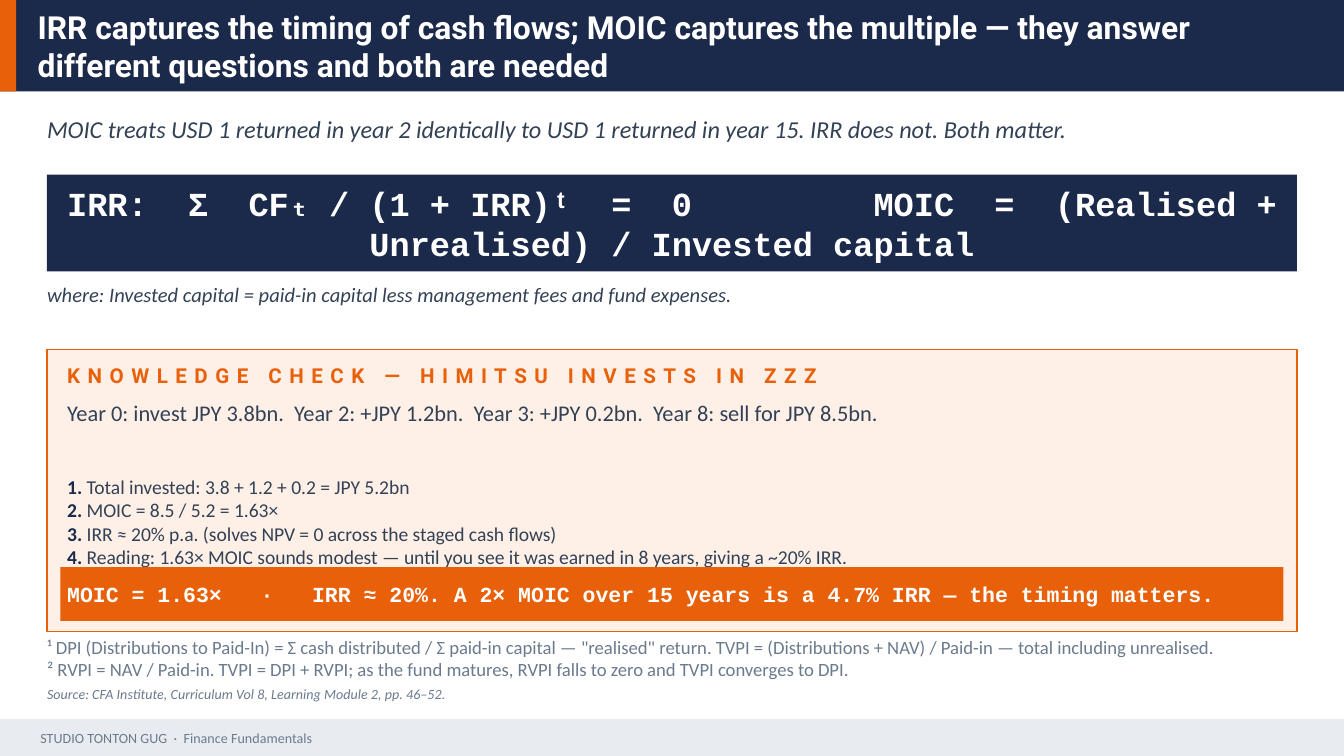
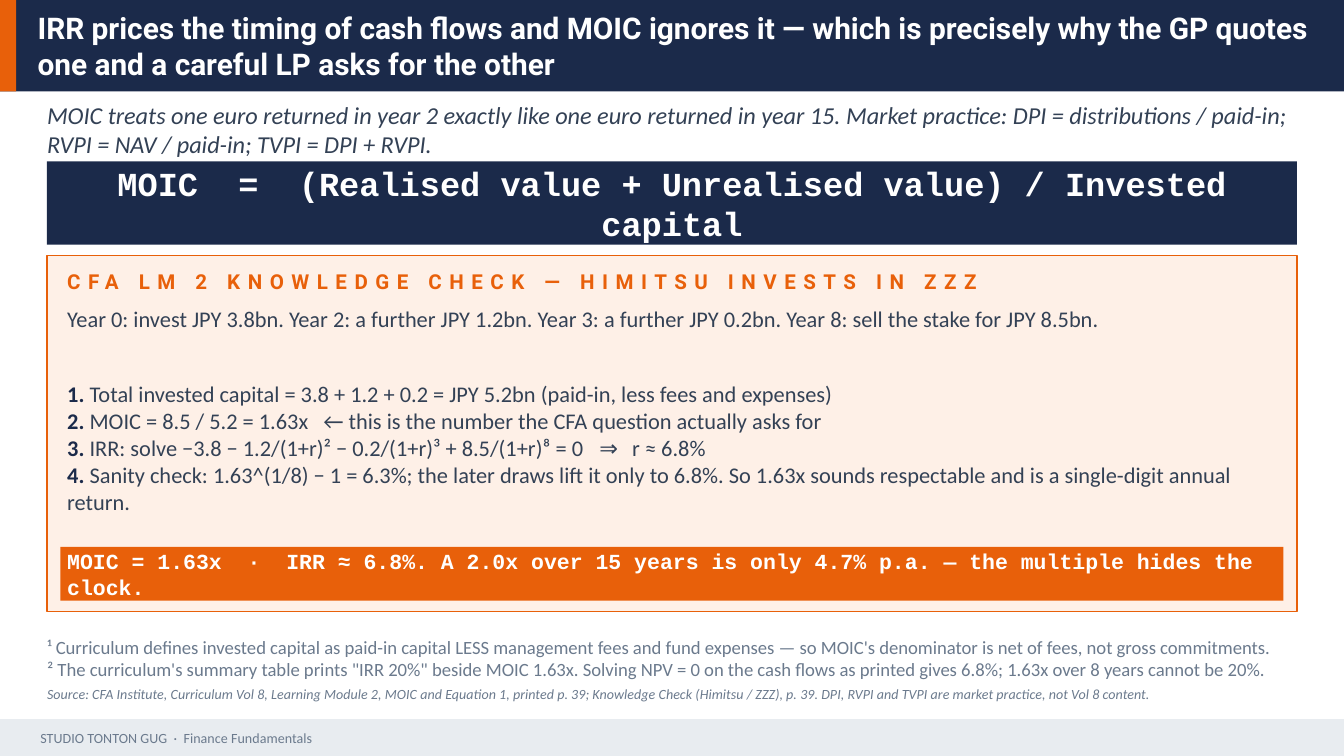
Before and after one commit to Gug4ever/Tonton_Gug_Studio, a slide deck: slide 10 of assets/finance/D19_Alternative_Investments.pptx. Drawn at 1344x756 pixels with LibreOffice and Linux fonts; fonts in the diff are those of the drawing. Boxes give left, top, right and bottom in pixels: in the first picture for what was removed or moved away, otherwise in the second. Text is boxed around its words. In the diff, an @@ line names an element or a change of style, - is before the commit and + after.

```diff
--- a/assets/finance/D19_Alternative_Investments.pptx
+++ b/assets/finance/D19_Alternative_Investments.pptx
@@ text at (38,16,1308,76): text changed; size 17 to 16 pt @@
-IRR captures the timing of cash flows; MOIC captures the multiple — they answer different questions and both are needed
+IRR prices the timing of cash flows and MOIC ignores it — which is precisely why the GP quotes one and a careful LP asks for the other
@@ text at (47,107,1286,157): text changed @@
-MOIC treats USD 1 returned in year 2 identically to USD 1 returned in year 15. IRR does not. Both matter.
+MOIC treats one euro returned in year 2 exactly like one euro returned in year 15. Market practice: DPI = distributions / paid-in; RVPI = NAV / paid-in; TVPI = DPI + RVPI.
@@ rectangle: place and size @@
-rectangle at (47,175,1297,271)
+rectangle at (47,161,1297,245)
@@ text at (117,171,1226,246): text changed @@
-IRR: Σ CFₜ / (1 + IRR)ᵗ = 0 MOIC = (Realised + Unrealised) / Invested capital
+MOIC = (Realised value + Unrealised value) / Invested capital
@@ rectangle: place and size @@
-rectangle at (47,349,1297,632)
+rectangle at (47,255,1297,612)
@@ text removed at (47,287,731,306) @@
-where: Invested capital = paid-in capital less management fees and fund expenses.
@@ text at (195,274,207,289): text changed @@
-KNOWLEDGE CHECK — HIMITSU INVESTS IN ZZZ
+CFA LM 2 KNOWLEDGE CHECK — HIMITSU INVESTS IN ZZZ
@@ text at (67,311,1098,327): text changed @@
-Year 0: invest JPY 3.8bn. Year 2: +JPY 1.2bn. Year 3: +JPY 0.2bn. Year 8: sell for JPY 8.5bn.
+Year 0: invest JPY 3.8bn. Year 2: a further JPY 1.2bn. Year 3: a further JPY 0.2bn. Year 8: sell the stake for JPY 8.5bn.
@@ text at (67,386,1231,510): text changed; size 10.5 to 12 pt @@
-1. Total invested: 3.8 + 1.2 + 0.2 = JPY 5.2bn
-2. MOIC = 8.5 / 5.2 = 1.63×
-3. IRR ≈ 20% p.a. (solves NPV = 0 across the staged cash flows)
-4. Reading: 1.63× MOIC sounds modest — until you see it was earned in 8 years, giving a ~20% IRR.
+1. Total invested capital = 3.8 + 1.2 + 0.2 = JPY 5.2bn (paid-in, less fees and expenses)
+2. MOIC = 8.5 / 5.2 = 1.63x ← this is the number the CFA question actually asks for
+3. IRR: solve −3.8 − 1.2/(1+r)² − 0.2/(1+r)³ + 8.5/(1+r)⁸ = 0 ⇒ r ≈ 6.8%
+4. Sanity check: 1.63^(1/8) − 1 = 6.3%; the later draws lift it only to 6.8%. So 1.63x sounds respectable and is a single-digit annual return.
@@ rectangle: place and size @@
-rectangle at (60,567,1284,621)
+rectangle at (60,547,1284,601)
@@ text at (67,554,1253,574): text changed @@
-MOIC = 1.63× · IRR ≈ 20%. A 2× MOIC over 15 years is a 4.7% IRR — the timing matters.
+MOIC = 1.63x · IRR ≈ 6.8%. A 2.0x over 15 years is only 4.7% p.a. — the multiple hides the clock.
@@ text at (47,640,1270,679): text changed @@
-¹ DPI (Distributions to Paid-In) = Σ cash distributed / Σ paid-in capital — "realised" return. TVPI = (Distributions + NAV) / Paid-in — total including unrealised.
-² RVPI = NAV / Paid-in. TVPI = DPI + RVPI; as the fund matures, RVPI falls to zero and TVPI converges to DPI.
+¹ Curriculum defines invested capital as paid-in capital LESS management fees and fund expenses — so MOIC's denominator is net of fees, not gross commitments.
+² The curriculum's summary table prints "IRR 20%" beside MOIC 1.63x. Solving NPV = 0 on the cash flows as printed gives 6.8%; 1.63x over 8 years cannot be 20%.
@@ text at (47,689,1150,702): text changed @@
-Source: CFA Institute, Curriculum Vol 8, Learning Module 2, pp. 46–52.
+Source: CFA Institute, Curriculum Vol 8, Learning Module 2, MOIC and Equation 1, printed p. 39; Knowledge Check (Himitsu / ZZZ), p. 39. DPI, RVPI and TVPI are market practice, not Vol 8 content.
```
Also in this commit, not shown: 26 other slides changed, 4 slides added, 3 slides removed, 9 other files.
